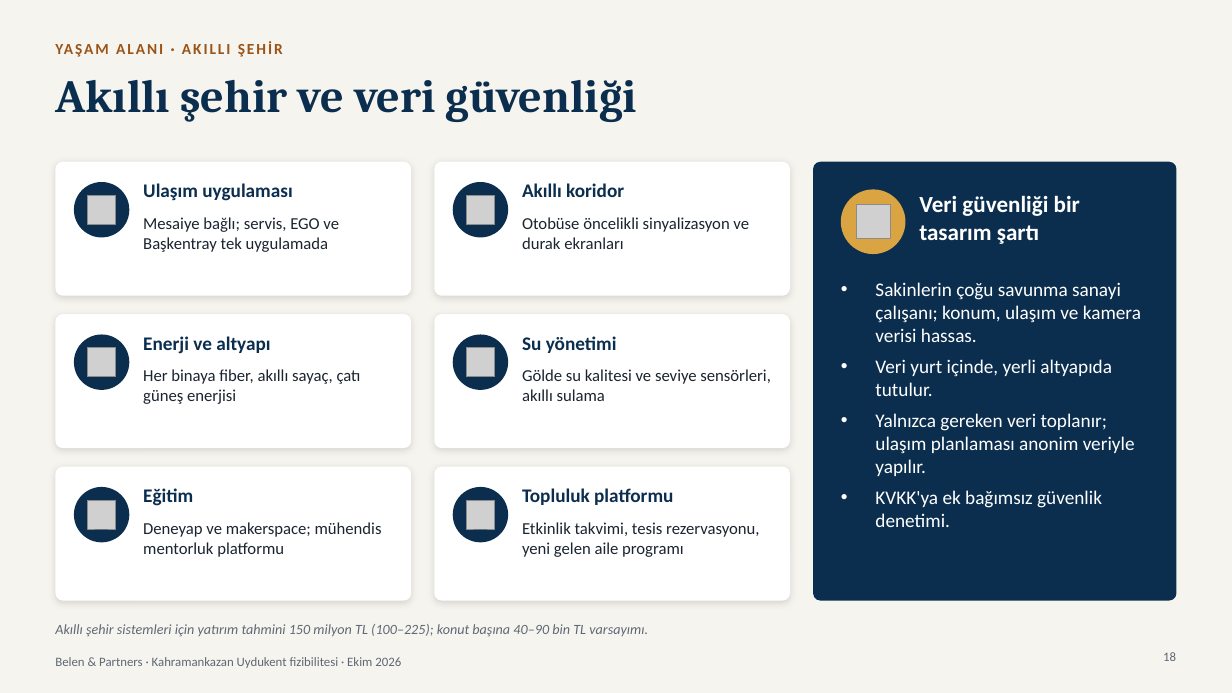
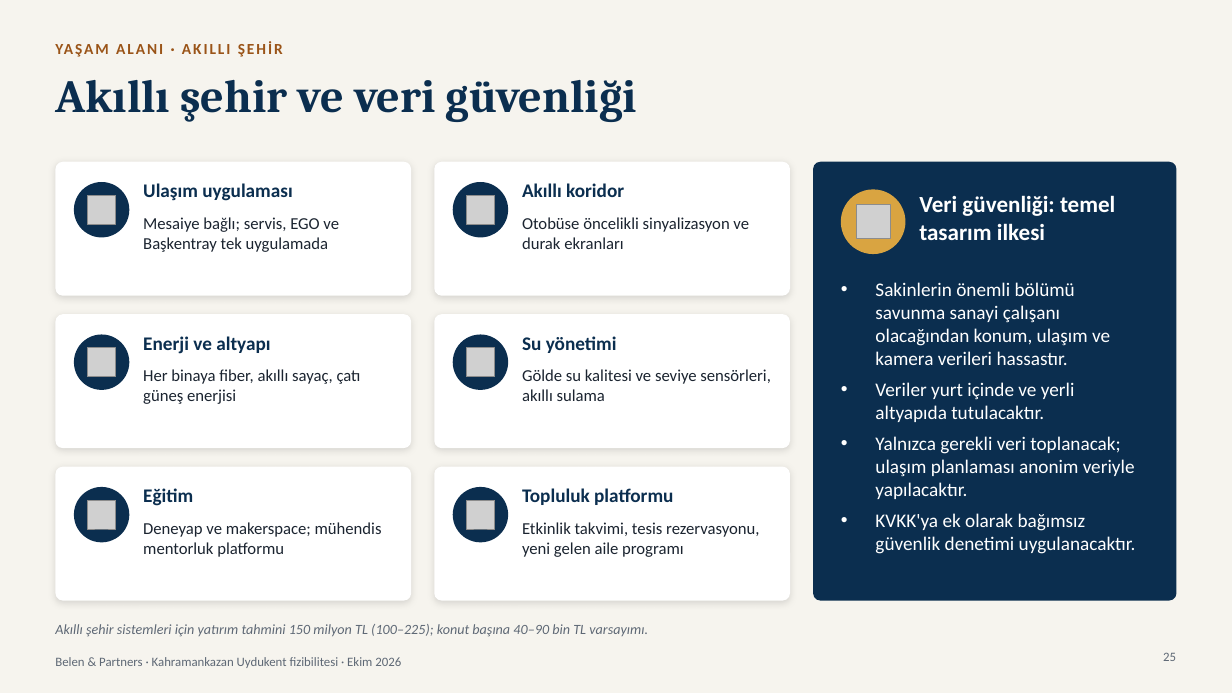
Before and after one commit to modularbelen-del/sunum, a slide deck: slide 25 of reports/Kahramankazan Uydukent sunumu.pptx (slide 18 before the commit). Drawn at 1232x693 pixels with LibreOffice and Linux fonts; fonts in the diff are those of the drawing; grey boxes stand for pictures. Boxes give left, top, right and bottom in pixels: in the first picture for what was removed or moved away, otherwise in the second. Text is boxed around its words. In the diff, an @@ line names an element or a change of style, - is before the commit and + after.

```diff
--- a/reports/Kahramankazan Uydukent sunumu.pptx
+++ b/reports/Kahramankazan Uydukent sunumu.pptx
@@ text at bbox=[919, 195, 1115, 240]: text changed @@
-Veri güvenliği bir tasarım şartı
+Veri güvenliği: temel tasarım ilkesi
@@ text at bbox=[875, 282, 1136, 554]: text changed @@
-• Sakinlerin çoğu savunma sanayi çalışanı; konum, ulaşım ve kamera verisi hassas.
-• Veri yurt içinde, yerli altyapıda tutulur.
-• Yalnızca gereken veri toplanır; ulaşım planlaması anonim veriyle yapılır.
-• KVKK'ya ek bağımsız güvenlik denetimi.
+• Sakinlerin önemli bölümü savunma sanayi çalışanı olacağından konum, ulaşım ve kamera verileri hassastır.
+• Veriler yurt içinde ve yerli altyapıda tutulacaktır.
+• Yalnızca gerekli veri toplanacak; ulaşım planlaması anonim veriyle yapılacaktır.
+• KVKK'ya ek olarak bağımsız güvenlik denetimi uygulanacaktır.
@@ page number at bbox=[1163, 652, 1176, 661]: text changed @@
-18
+25
```
Also in this commit, not shown: 22 other slides changed, 7 slides added, 19 other files.
